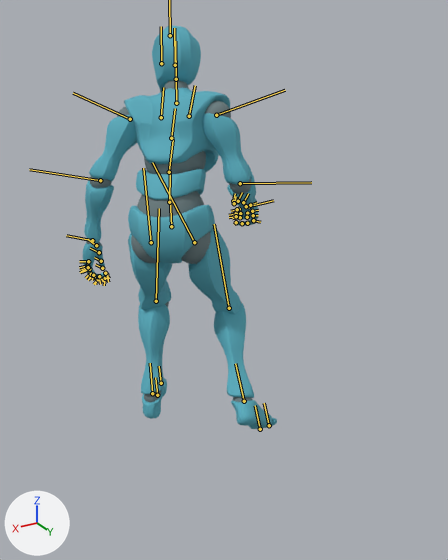
The FBX model Assets/Models/Characters/ybot@Standing Walk Forward.fbx, before and after one commit.
Before and after are seen from a camera (50 mm lens) standing at (1.13, 1.514, 1.702) and looking at (0.014, -0.347, 0.772). Every picture has the same lights, and +X, +Y and +Z are marked at lower left. Both versions are drawn at frame 34 of the action 'mixamo.com'; the numbers are the values there. The bones that bend it are drawn over the model as lines.

The first picture shows 'Alpha_Joints', 'Alpha_Surface'.
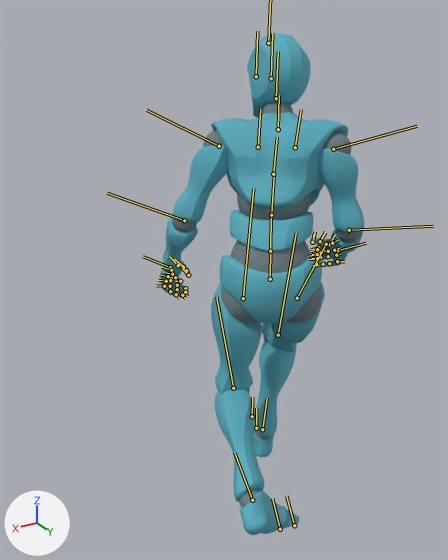
Where the change shows, as pixel boxes (x1, y1, x2, y2) in the pictures (448 x 560 px):
'Alpha_Surface', posed (25% taller): before (83, 26, 277, 429); after (160, 33, 365, 535)
'Alpha_Joints', posed (16% wider, 31% taller): before (85, 80, 257, 402); after (162, 102, 362, 525)
bone 'mixamorig:Hips', root to tip: before (171, 226) to (170, 199); after (270, 279) to (270, 247)
bone 'mixamorig:Spine', root to tip: before (169, 202) to (170, 172); after (270, 251) to (271, 215)
bone 'mixamorig:Spine1', root to tip: before (169, 172) to (173, 139); after (271, 215) to (274, 175)
bone 'mixamorig:Spine2', root to tip: before (171, 138) to (175, 108); after (273, 174) to (277, 137)
bone 'mixamorig:Neck', root to tip: before (176, 103) to (176, 75); after (278, 129) to (279, 95)
bone 'mixamorig:Head', root to tip: before (176, 79) to (175, 41); after (276, 98) to (278, 51)
bone 'mixamorig:LeftShoulder', root to tip: before (161, 117) to (163, 87); after (258, 147) to (260, 109)
bone 'mixamorig:LeftArm', root to tip: before (130, 119) to (73, 93); after (219, 146) to (146, 110)
bone 'mixamorig:LeftForeArm', root to tip: before (100, 180) to (29, 169); after (184, 220) to (107, 193)
bone 'mixamorig:LeftHand', root to tip: before (92, 240) to (66, 235); after (170, 267) to (143, 256)
bone 'mixamorig:LeftHandMiddle2', root to tip: before (90, 273) to (85, 278); after (170, 280) to (166, 281)
bone 'mixamorig:LeftHandIndex2', root to tip: before (89, 269) to (82, 272); after (172, 274) to (165, 272)
bone 'mixamorig:RightArm', root to tip: before (216, 115) to (285, 90); after (333, 149) to (417, 126)
bone 'mixamorig:RightForeArm', root to tip: before (240, 183) to (311, 182); after (349, 230) to (433, 226)
bone 'mixamorig:RightHand', root to tip: before (249, 206) to (273, 200); after (337, 250) to (366, 243)
bone 'mixamorig:RightUpLeg', root to tip: before (194, 242) to (152, 162); after (297, 298) to (325, 246)
bone 'mixamorig:RightLeg', root to tip: before (229, 308) to (214, 224); after (278, 335) to (296, 233)
bone 'mixamorig:RightFoot', root to tip: before (244, 401) to (235, 363); after (262, 429) to (267, 398)
bone 'mixamorig:RightToeBase', root to tip: before (260, 429) to (255, 405); after (256, 428) to (256, 408)
bone 'mixamorig:LeftUpLeg', root to tip: before (151, 242) to (143, 168); after (243, 298) to (253, 188)
bone 'mixamorig:LeftLeg', root to tip: before (156, 301) to (159, 208); after (233, 388) to (216, 297)
bone 'mixamorig:LeftFoot', root to tip: before (152, 393) to (150, 363); after (252, 500) to (234, 452)
bone 'mixamorig:LeftToeBase', root to tip: before (157, 395) to (155, 377); after (280, 529) to (272, 498)

The change in detail:
Bone 'mixamorig:Hips' (bone_mixamorig_hips) moves from (9.0, -7.8, 62.2) to (1.6, -11.1, 4.0).
Bone 'mixamorig:Hips' (bone_mixamorig_hips) turns from (10, -41, -5) to (7, -31, -1) degrees about its own x, y and z.
Bone 'mixamorig:Spine' (bone_mixamorig_spine) turns from (16, -2, 0) to (15, -3, 1) degrees about its own x, y and z.
Bone 'mixamorig:Spine1' (bone_mixamorig_spine1) turns from (11, -4, 1) to (9, -6, 2) degrees about its own x, y and z.
Bone 'mixamorig:Spine2' (bone_mixamorig_spine2) turns from (-1, -4, 1) to (-3, -6, 2) degrees about its own x, y and z.
Bone 'mixamorig:Neck' (bone_mixamorig_neck) turns from (-14, 27, -9) to (-16, 25, -8) degrees about its own x, y and z.
Bone 'mixamorig:Head' (bone_mixamorig_head) turns from (-4, 17, -1) to (-1, 15, 1) degrees about its own x, y and z.
Bone 'mixamorig:LeftShoulder' (bone_mixamorig_leftshoulder) turns from (0, -3, -2) to (0, -3, -1) degrees about its own x, y and z.
Bone 'mixamorig:LeftArm' (bone_mixamorig_leftarm) turns from (-16, 0, -66) to (-15, -8, -64) degrees about its own x, y and z.
Bone 'mixamorig:LeftForeArm' (bone_mixamorig_leftforearm) turns from (-27, -30, -6) to (-10, -41, 0) degrees about its own x, y and z.
Bone 'mixamorig:LeftHand' (bone_mixamorig_lefthand) turns from (2, -2, 3) to (2, -20, 1) degrees about its own x, y and z.
Bone 'mixamorig:LeftHandMiddle2' (bone_mixamorig_lefthandmiddle2) turns from (1, -2, -36) to (1, -2, -33) degrees about its own x, y and z.
Bone 'mixamorig:LeftHandIndex2' (bone_mixamorig_lefthandindex2) turns from (0, -1, -19) to (0, -1, -17) degrees about its own x, y and z.
Bone 'mixamorig:RightArm' (bone_mixamorig_rightarm) turns from (9, 29, 66) to (12, 31, 71) degrees about its own x, y and z.
Bone 'mixamorig:RightForeArm' (bone_mixamorig_rightforearm) turns from (-19, 63, 2) to (-13, 57, 0) degrees about its own x, y and z.
Bone 'mixamorig:RightHand' (bone_mixamorig_righthand) turns from (13, 10, 1) to (12, 16, -4) degrees about its own x, y and z.
Bone 'mixamorig:RightUpLeg' (bone_mixamorig_rightupleg) turns from (-31, -5, -12) to (-51, 3, 5) degrees about its own x, y and z.
Bone 'mixamorig:RightLeg' (bone_mixamorig_rightleg) turns from (65, 7, -2) to (48, 1, 7) degrees about its own x, y and z.
Bone 'mixamorig:RightFoot' (bone_mixamorig_rightfoot) turns from (2, -1, -3) to (-9, -2, -4) degrees about its own x, y and z.
Bone 'mixamorig:RightToeBase' (bone_mixamorig_righttoebase) turns from (-14, -9, 7) to (11, 3, -3) degrees about its own x, y and z.
Bone 'mixamorig:LeftUpLeg' (bone_mixamorig_leftupleg) turns from (-36, 6, 7) to (-17, 3, 4) degrees about its own x, y and z.
Bone 'mixamorig:LeftLeg' (bone_mixamorig_leftleg) turns from (51, 2, -3) to (70, -4, -35) degrees about its own x, y and z.
Bone 'mixamorig:LeftFoot' (bone_mixamorig_leftfoot) turns from (-25, -1, -1) to (-13, -5, -5) degrees about its own x, y and z.
Bone 'mixamorig:LeftToeBase' (bone_mixamorig_lefttoebase) turns from (2, -1, -2) to (0, -5, 8) degrees about its own x, y and z.
